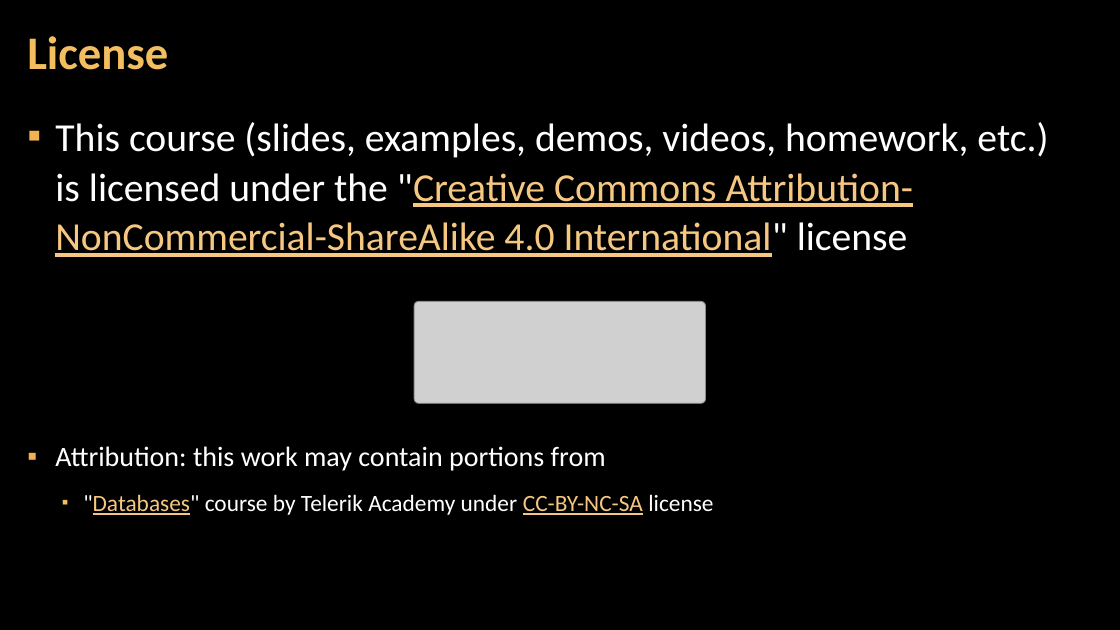
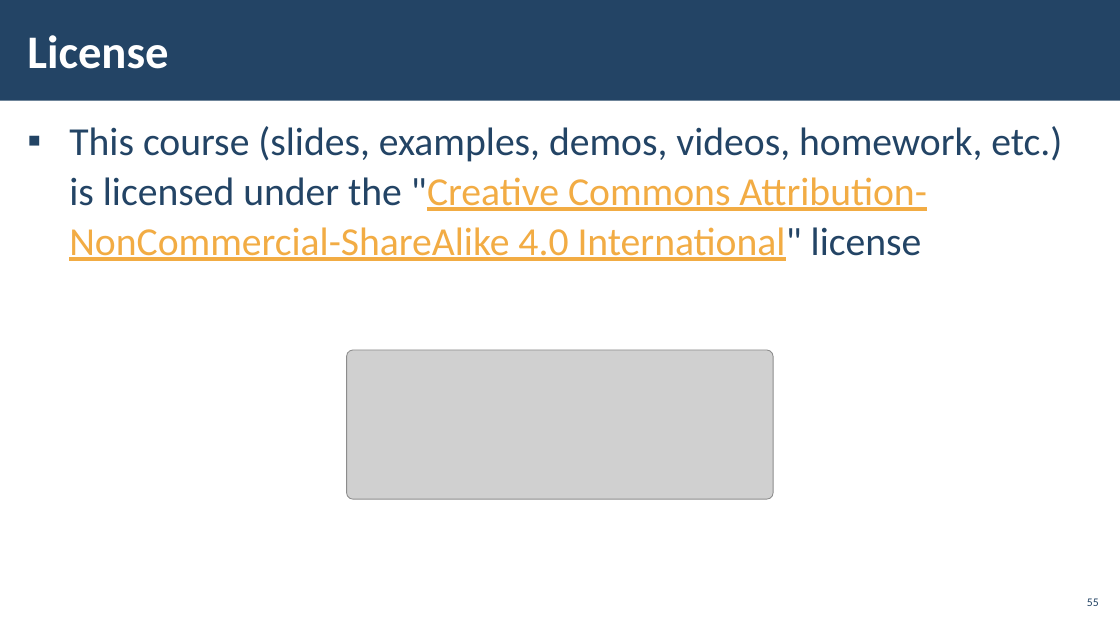
Before and after one commit to pirocorp/Databases-Advanced---Entity-Framework, a slide deck: slide 55 of 05. Entity Relations/05. DB-Advanced-EF-Core-Entity-Relations.pptx (slide 30 before the commit). Drawn at 1120x630 pixels with LibreOffice and Linux fonts; fonts in the diff are those of the drawing; grey boxes stand for pictures; background and template pictures are left out. Boxes give left, top, right and bottom in pixels: in the first picture for what was removed or moved away, otherwise in the second. Text is boxed around its words. In the diff, an @@ line names an element or a change of style, - is before the commit and + after.

```diff
--- a/05. Entity Relations/05. DB-Advanced-EF-Core-Entity-Relations.pptx
+++ b/05. Entity Relations/05. DB-Advanced-EF-Core-Entity-Relations.pptx
@@ rectangle added at (x1=0, y1=0, x2=1120, y2=101), fill #234465 @@
@@ title "License" at (x1=27, y1=35, x2=168, y2=69): text colour #F3BE60 to #FFFFFF; line spacing 0.9 to 1 @@
@@ text "This course (slides, examples, demos, ..." at (x1=69, y1=126, x2=1062, y2=261): text colour #FFFFFF to #234465 in "This course (slides, examples, demos, videos, homework, ..."; text colour #F6C781 to #F2AC44 in ""Creative Commons Attribution-NonCommercial-ShareAlike 4.0 I ..."; indent changed @@
@@ picture resized from (x1=414, y1=302, x2=706, y2=403) to (x1=346, y1=350, x2=773, y2=500) @@
@@ text removed at (x1=55, y1=446, x2=713, y2=515) @@
-▪ Attribution: this work may contain portions from
-  ▪ "Databases" course by Telerik Academy under CC-BY-NC-SA license
@@ page number added at (x1=1087, y1=598, x2=1099, y2=606), 10 pt, text #234465 @@
+55
```
Also in this commit, not shown: 27 other slides changed, 27 slides added, 3 slides removed.
